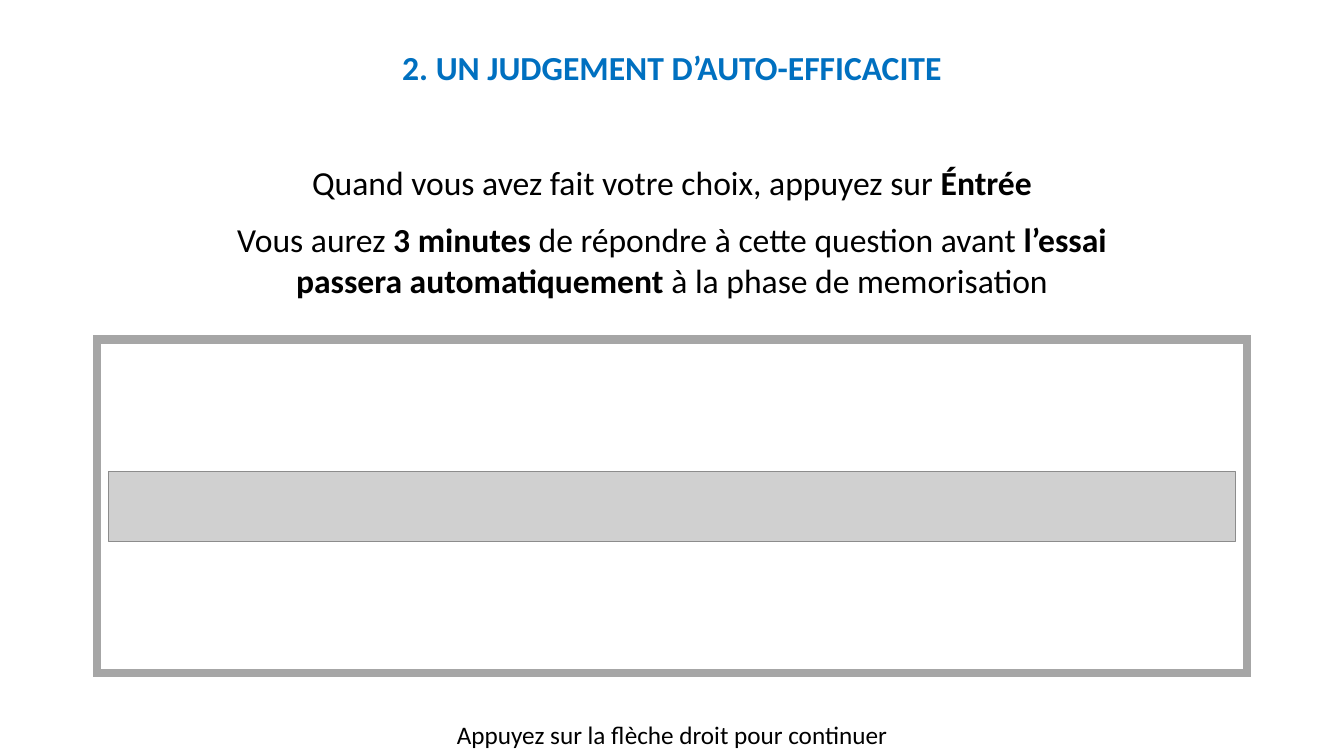
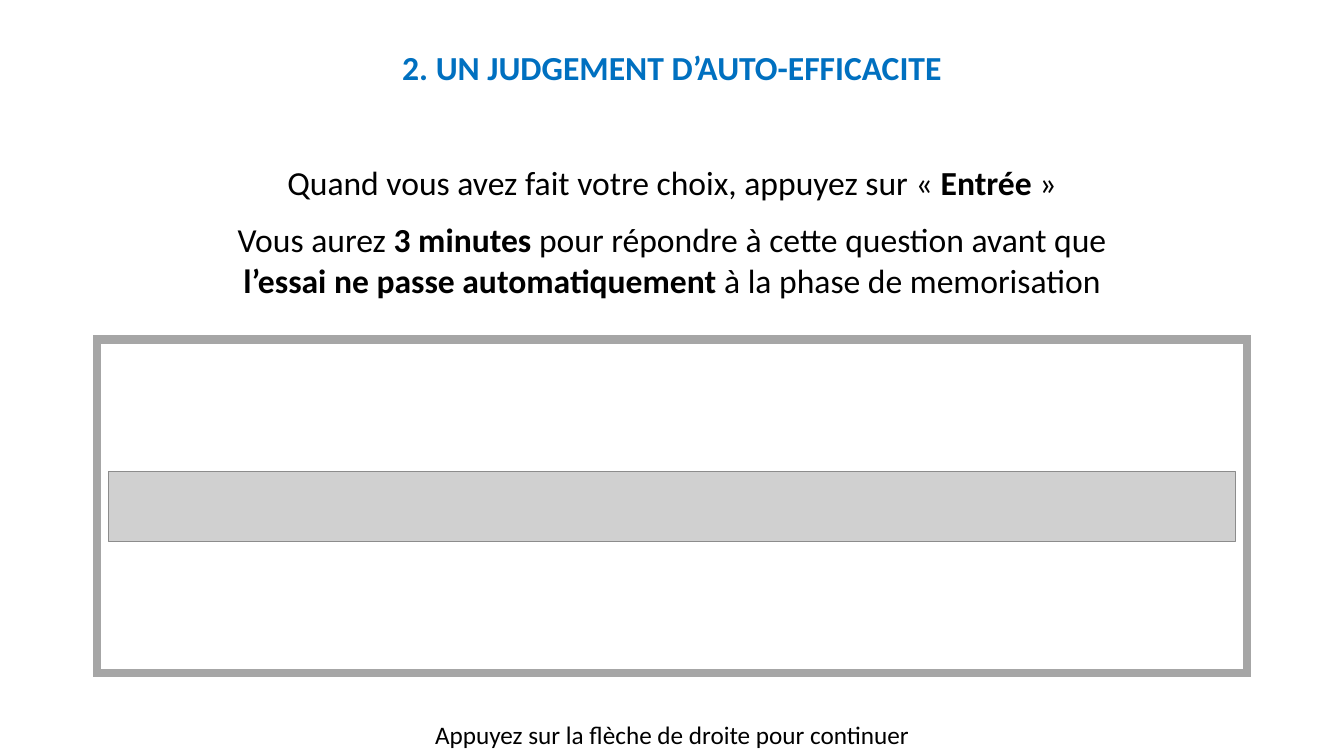
Before and after one commit to MBB-team/Online_Testing, a slide deck: slide 25 of src/Self_Efficacy/Stimuli/Instructions.pptx. Drawn at 1344x756 pixels with LibreOffice and Linux fonts; fonts in the diff are those of the drawing; grey boxes stand for pictures. Boxes give left, top, right and bottom in pixels: in the first picture for what was removed or moved away, otherwise in the second. Text is boxed around its words. In the diff, an @@ line names an element or a change of style, - is before the commit and + after.

```diff
--- a/src/Self_Efficacy/Stimuli/Instructions.pptx
+++ b/src/Self_Efficacy/Stimuli/Instructions.pptx
@@ text at box(238, 171, 1106, 299): text changed @@
-Quand vous avez fait votre choix, appuyez sur Éntrée
-Vous aurez 3 minutes de répondre à cette question avant l’essai passera automatiquement à la phase de memorisation
+Quand vous avez fait votre choix, appuyez sur « Entrée »
+Vous aurez 3 minutes pour répondre à cette question avant que l’essai ne passe automatiquement à la phase de memorisation
@@ text at box(435, 726, 909, 748): text changed @@
-Appuyez sur la flèche droit pour continuer
+Appuyez sur la flèche de droite pour continuer
```
Also in this commit, not shown: 44 other slides changed, 45 other files.
